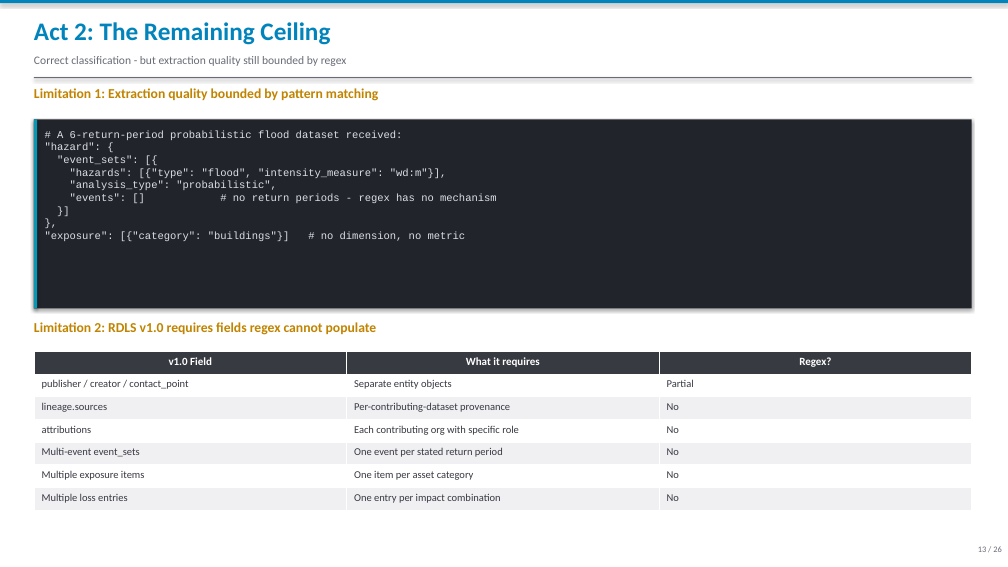
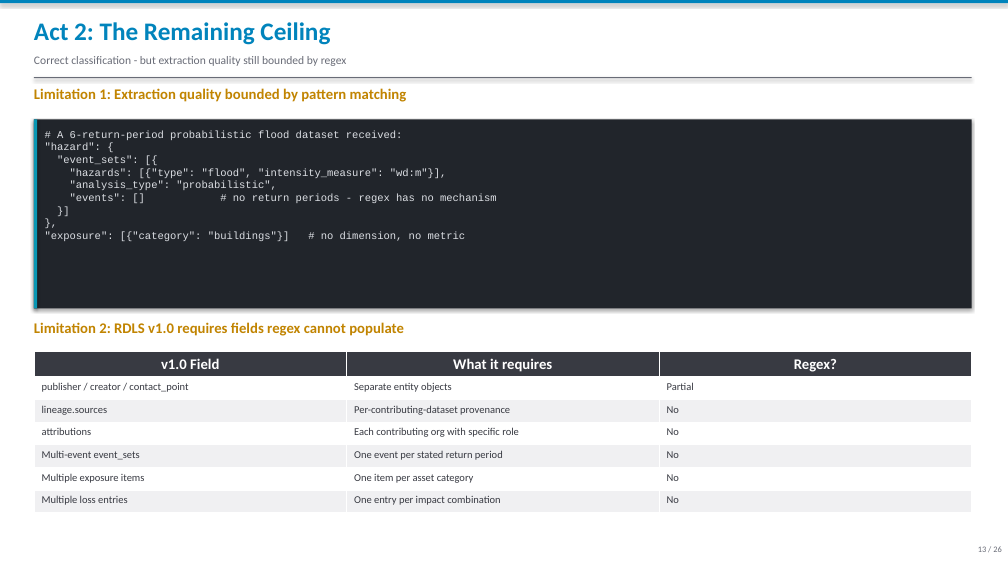
Before and after one commit to bennyistanto/to-rdls, a slide deck: slide 13 of docs/hdx2rdls_journey_20260512.pptx. Drawn at 1008x567 pixels with LibreOffice and Linux fonts; fonts in the diff are those of the drawing. Boxes give left, top, right and bottom in pixels: in the first picture for what was removed or moved away, otherwise in the second. Text is boxed around its words. In the diff, an @@ line names an element or a change of style, - is before the commit and + after.

```diff
--- a/docs/hdx2rdls_journey_20260512.pptx
+++ b/docs/hdx2rdls_journey_20260512.pptx
@@ text "Limitation 1: Extraction quality bounded ..." at bbox=[34, 88, 407, 102]: size 13 to 14 pt @@
@@ text "Limitation 2: RDLS v1.0 requires ..." at bbox=[34, 322, 404, 336]: size 13 to 14 pt @@
@@ table at bbox=[34, 352, 971, 513] @@
@@ size 10.5 to 14 pt in "v1.0 Field", "What it requires", "Regex?" @@
```
Also in this commit, not shown: 25 other slides changed, 26 other files.
